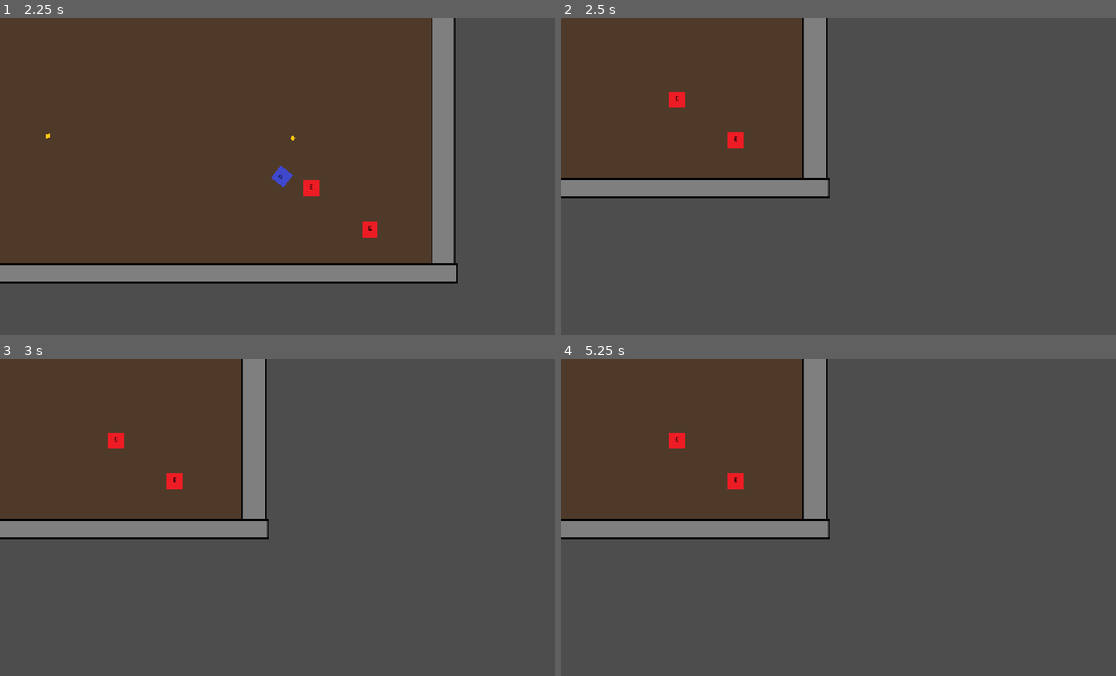
Above: before the commit, frames 1-4 (two rows, left to right).
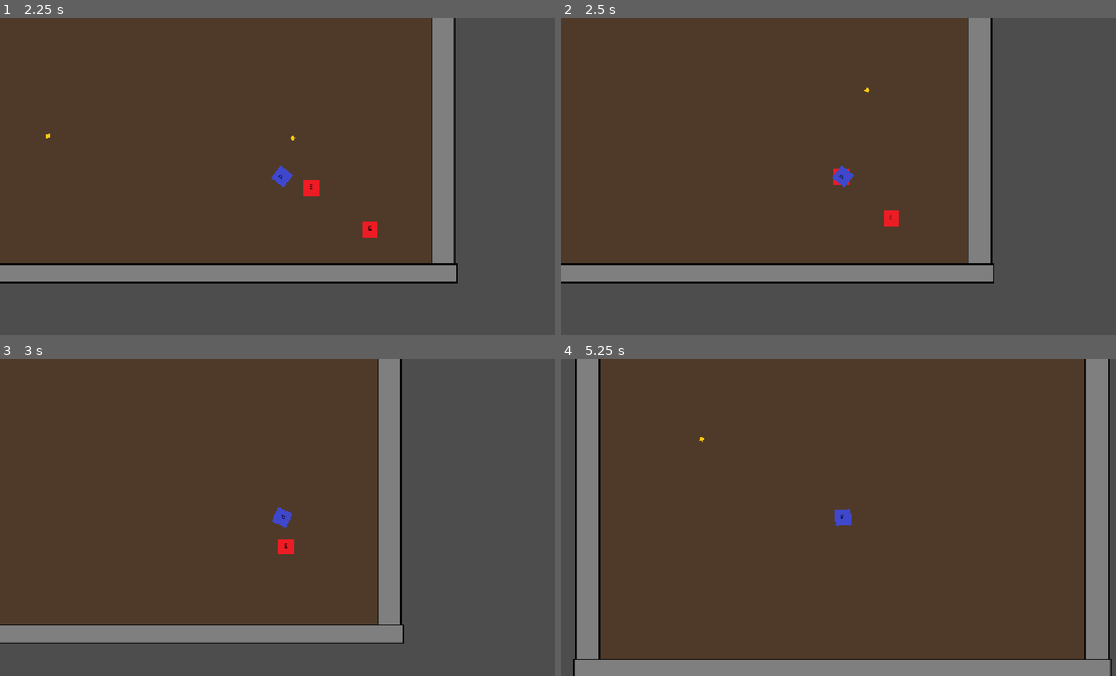
Above: after the commit, the same moments.

Repository: RJField/JazzySnazzy
Game: Godot game, scene res://src/levels/World.tscn
Two runs of this game, one before a commit and one after it. Both use one fixed random seed, a clock stepped at 60 frames per second and the inputs below.
Inputs (mouse positions are in pixels of both pictures, inside the frame that each line leads up to):
- Up to frame 1 (2.25 s): tap Enter at 0.5 s; move the mouse to (405, 160) at 0.52 s; press the mouse at (405, 160) at 0.53 s; hold D (move_right) 0.53-1.28 s; move the mouse to (166, 192) at 1.27 s; release the mouse at (166, 192) at 1.28 s; hold S (move_down) 1.28-2.03 s; click (166, 192) at 1.35 s; move the mouse to (338, 106) at 2.02 s; press the mouse at (338, 106) at 2.03 s; hold D (move_right) from 2.03 s (still down)
- Up to frame 2 (2.5 s): keep holding D (move_right)
- Up to frame 3 (3 s): move the mouse to (255, 580) at 2.77 s; release D (move_right) at 2.78 s; release the mouse at (255, 580) at 2.78 s; hold W (move_up) from 2.78 s (still down); click (255, 580) at 2.85 s
- Up to frame 4 (5.25 s): move the mouse to (1010, 565) at 3.52 s; release W (move_up) at 3.53 s; press the mouse at (1010, 565) at 3.53 s; hold A (move_left) 3.53-5.03 s; move the mouse to (672, 469) at 4.27 s; release the mouse at (672, 469) at 4.28 s; click (672, 469) at 4.35 s; move the mouse to (871, 517) at 5.02 s; press the mouse at (871, 517) at 5.03 s; hold S (move_down) from 5.03 s (still down)

Frame 1 is identical in both runs. In frame 2, 44% of the frame differs, in the area x 0-79%, y 0-84%; in frame 3, 43%; in frame 4, 79%, in the area x 0-100%, y 0-100%.

Commit message:
added weapon configurations as resources, similar to BaseEnemy. Now we can add resource files that determine the weapon type/stats etc.

Diff:
--- a/src/entities/player/Player.gd
+++ b/src/entities/player/Player.gd
@@ -6,13 +6,21 @@
 
 @export var speed: float = 200.0
 @export var bullet_scene : PackedScene
+@export var weapon_scene : PackedScene
+@export var starting_wdef : WeaponDef
 
 var _dying: bool = false
-
+var _current_weapon: Weapon
 
 func _ready() -> void:
     add_to_group("player")
     health_component.health_depleted.connect(_on_death)
+
+    #sets up the starting weapon and equips it
+    var initial_weapon_loadout: WeaponLoadout = WeaponLoadout.new()
+    initial_weapon_loadout.def = starting_wdef
+    equip(initial_weapon_loadout)
+
 
 func _unhandled_input(event: InputEvent) -> void:
     if event.is_action_pressed("attack"):
@@ -28,9 +36,8 @@
     look_at(get_global_mouse_position())
 
 func attack():
-    var b = bullet_scene.instantiate()
-    get_tree().root.add_child(b)
-    b.global_transform = $WeaponPivot.global_transform
+    if _current_weapon:
+        _current_weapon.fire()
 
 func _on_death() -> void:
     if _dying:
@@ -39,3 +46,11 @@
     set_physics_process(false)
     player_death_event.emit()
     queue_free()
+
+func equip(loadout: WeaponLoadout):
+    if _current_weapon:
+        _current_weapon.queue_free()
+    var w = weapon_scene.instantiate()
+    $WeaponPivot.add_child(w)
+    w.configure(loadout.def)
+    _current_weapon = w
--- a/src/entities/player/Player.tscn
+++ b/src/entities/player/Player.tscn
@@ -4,6 +4,8 @@
 [ext_resource type="Texture2D" uid="uid://couomoqhgtprs" path="res://assets/placeholder/sprites/placeholders/player.png" id="1_vna0p"]
 [ext_resource type="PackedScene" uid="uid://wr5a544fxf2n" path="res://src/weapons/Bullet.tscn" id="2_lvau8"]
 [ext_resource type="PackedScene" uid="uid://cojkk48pi8e2o" path="res://src/entities/components/HealthComponent.tscn" id="2_vna0p"]
+[ext_resource type="Resource" uid="uid://txl852t2xhfx" path="res://src/weapons/Sniper.tres" id="4_j0f6w"]
+[ext_resource type="PackedScene" uid="uid://1ieh58vj2okx" path="res://src/weapons/Weapon.tscn" id="5_gc66i"]
 [ext_resource type="PackedScene" uid="uid://c5wf8h1swolui" path="res://src/entities/components/HurtboxComponent.tscn" id="5_lvau8"]
 
 [sub_resource type="RectangleShape2D" id="RectangleShape2D_s6s2l"]
@@ -16,12 +18,13 @@
 collision_layer = 2
 script = ExtResource("1_5ow34")
 bullet_scene = ExtResource("2_lvau8")
+weapon_scene = ExtResource("5_gc66i")
+starting_wdef = ExtResource("4_j0f6w")
 
 [node name="Sprite2D" type="Sprite2D" parent="." unique_id=1915086437]
 texture = ExtResource("1_vna0p")
 
 [node name="HealthComponent" parent="." unique_id=1421218207 instance=ExtResource("2_vna0p")]
-max_health = 10.0
 
 [node name="Camera2D" type="Camera2D" parent="." unique_id=1203826617]
 
--- /dev/null
+++ b/src/weapons/BasePistol.tres
@@ -0,0 +1,10 @@
+[gd_resource type="Resource" script_class="WeaponDef" format=3 uid="uid://gnhncq81ktu5"]
+
+[ext_resource type="Script" uid="uid://bqofxvx82bh4" path="res://src/weapons/WeaponDef.gd" id="1_kf5ad"]
+[ext_resource type="PackedScene" uid="uid://wr5a544fxf2n" path="res://src/weapons/Bullet.tscn" id="1_yfcfv"]
+
+[resource]
+script = ExtResource("1_kf5ad")
+display_name = "Base Pistol"
+projectile = ExtResource("1_yfcfv")
+metadata/_custom_type_script = "uid://bqofxvx82bh4"
--- a/src/weapons/Bullet.gd
+++ b/src/weapons/Bullet.gd
@@ -16,3 +16,7 @@
 
 func _on_body_entered(body: Node) -> void:
    queue_free()
+
+func set_damage(damage: float) -> void:
+    hitbox.damage_amount = damage
+    print("damage set to ", hitbox.damage_amount)
--- /dev/null
+++ b/src/weapons/Sniper.tres
@@ -0,0 +1,11 @@
+[gd_resource type="Resource" script_class="WeaponDef" format=3 uid="uid://txl852t2xhfx"]
+
+[ext_resource type="Script" uid="uid://bqofxvx82bh4" path="res://src/weapons/WeaponDef.gd" id="1_pbb1b"]
+[ext_resource type="PackedScene" uid="uid://wr5a544fxf2n" path="res://src/weapons/Bullet.tscn" id="1_snts1"]
+
+[resource]
+script = ExtResource("1_pbb1b")
+weapon_base_damage = 300.0
+fire_rate = 0.2
+projectile = ExtResource("1_snts1")
+metadata/_custom_type_script = "uid://bqofxvx82bh4"
--- /dev/null
+++ b/src/weapons/Weapon.gd
@@ -0,0 +1,19 @@
+class_name Weapon extends Node2D
+
+var _def : WeaponDef
+
+func configure(def: WeaponDef):
+    _def = def
+    if _def == null:
+        return
+    $Sprite2D.texture = def.base_sprite #default base sprite for each weapon
+    $Muzzle.position = def.muzzle_offset #allows us to have custom muzzle positions easily
+
+
+func fire():
+    if _def == null:
+        return
+    var p = _def.projectile.instantiate()
+    get_tree().root.add_child(p)
+    p.set_damage(_def.weapon_base_damage) #this needs to be updated eventually once we introduce weapon mods. Right now it takes only the base damage.
+    p.global_transform = $Muzzle.global_transform
--- /dev/null
+++ b/src/weapons/Weapon.tscn
@@ -0,0 +1,10 @@
+[gd_scene format=3 uid="uid://1ieh58vj2okx"]
+
+[ext_resource type="Script" uid="uid://ce5n0xaebjp6j" path="res://src/weapons/Weapon.gd" id="1_vnuja"]
+
+[node name="Weapon" type="Node2D" unique_id=1426376707]
+script = ExtResource("1_vnuja")
+
+[node name="Sprite2D" type="Sprite2D" parent="." unique_id=2020732569]
+
+[node name="Muzzle" type="Marker2D" parent="." unique_id=960401249]
--- /dev/null
+++ b/src/weapons/WeaponDef.gd
@@ -0,0 +1,17 @@
+class_name WeaponDef extends Resource
+
+
+#weapon description and art
+@export var display_name: String
+@export var base_sprite: Texture2D
+
+#weapon stats
+@export var weapon_base_damage: float = 10.0
+@export var fire_rate: float = 1.0
+
+#firing
+@export var projectile : PackedScene #this will need to change as we introduce non projectile based weapons (beams, aoe zones, hitscans)
+@export var muzzle_offset: Vector2
+
+#capacity
+@export var max_mod_count : int
--- /dev/null
+++ b/src/weapons/WeaponLoadout.gd
@@ -0,0 +1,4 @@
+class_name WeaponLoadout extends Resource
+
+@export var def : WeaponDef
+@export var mods : Array #will need to be typed eventually (WeaponModDef)
Not shown, added: src/weapons/Weapon.gd.uid
Not shown, added: src/weapons/WeaponDef.gd.uid
Not shown, added: src/weapons/WeaponLoadout.gd.uid
